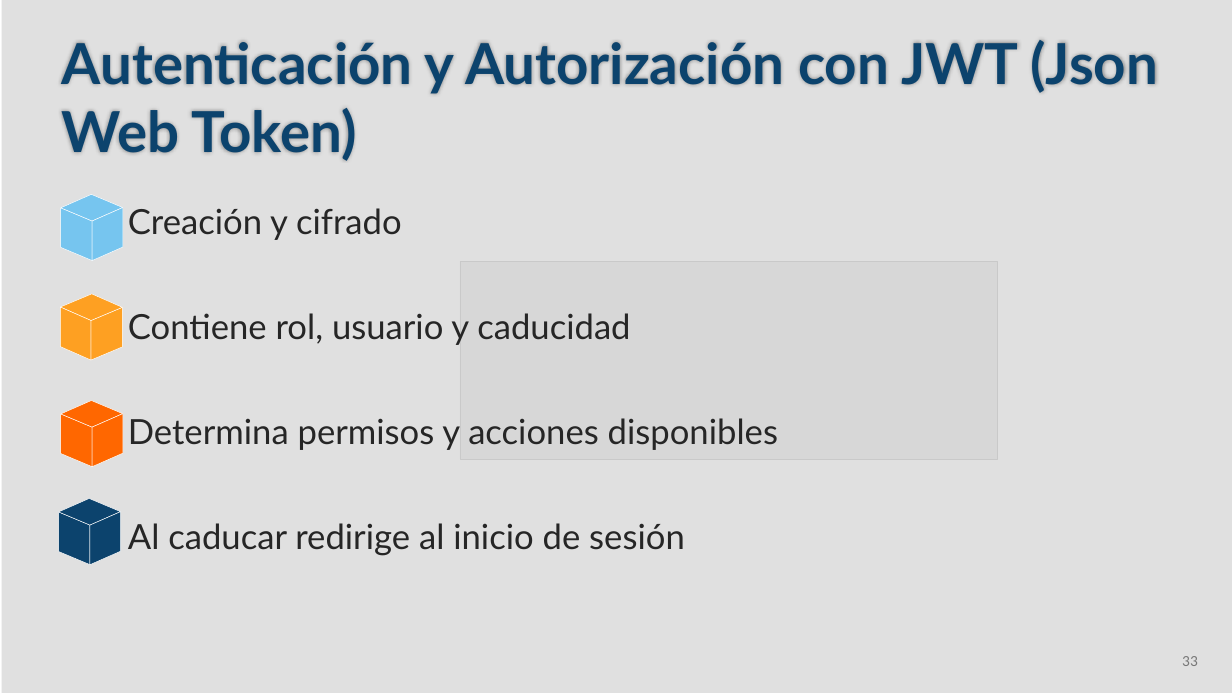
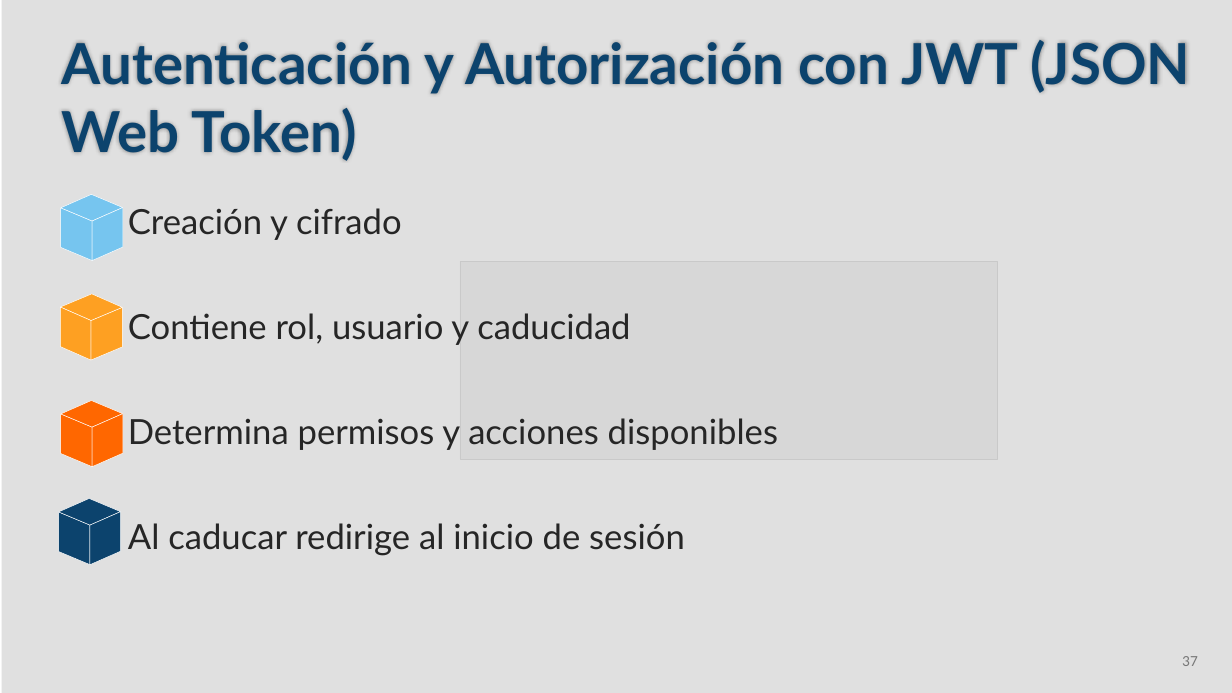
Before and after one commit to DavidBuenoCarmona/TFGinfo, a slide deck: slide 37 of Presentación/TFGinfo.pptx (slide 33 before the commit). Drawn at 1232x693 pixels with LibreOffice and Linux fonts; fonts in the diff are those of the drawing; grey boxes stand for pictures. Boxes give left, top, right and bottom in pixels: in the first picture for what was removed or moved away, otherwise in the second. Text is boxed around its words. In the diff, an @@ line names an element or a change of style, - is before the commit and + after.

Commit message:
LAst fix

```diff
--- a/Presentación/TFGinfo.pptx
+++ b/Presentación/TFGinfo.pptx
@@ text in free at [62,40,1191,161]: text changed @@
-Autenticación y Autorización con JWT (Json Web Token)
+Autenticación y Autorización con JWT (JSON Web Token)
@@ page number at [1182,656,1198,666]: text changed @@
-33
+37
```
Also in this commit, not shown: 2 other slides changed, 4 slides added.
